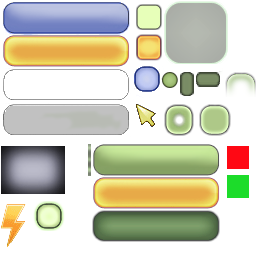
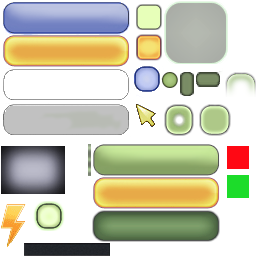
The second (256, 256) image is a revision of the first. Changes to its layers:
added layer "Fondo" above "ParteSuperiorIzquierda" over (24, 243, 110, 256)
